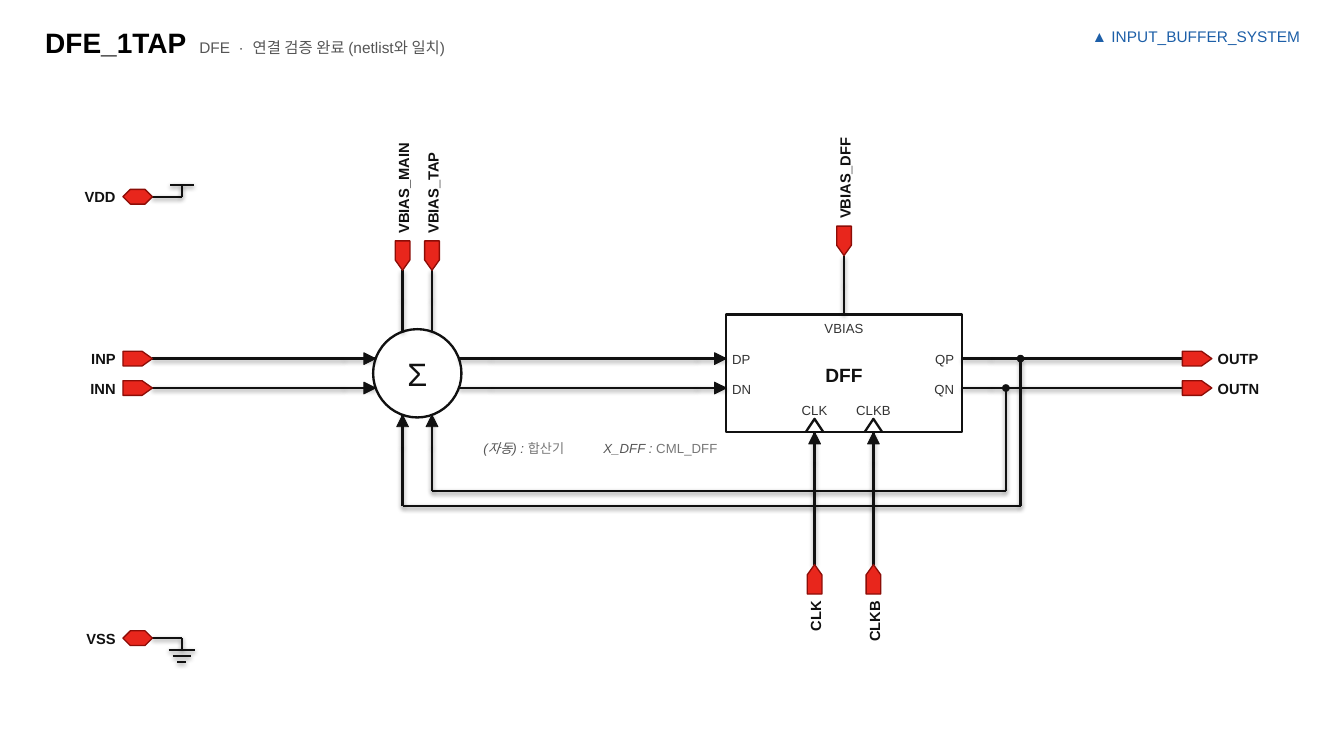
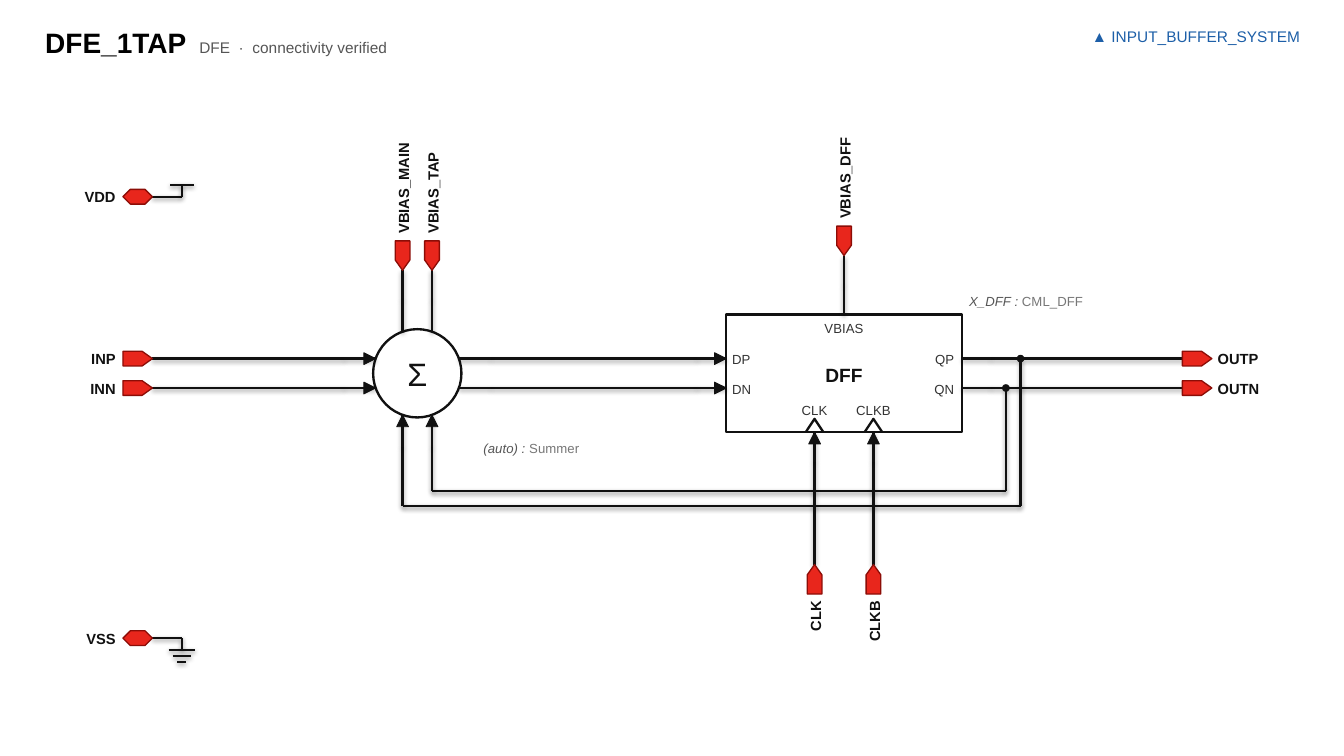
Before and after one commit to jmseo16/etf-dashboard, a slide deck: slide 3 of examples/input_buffer_system_schematic.pptx. Drawn at 1344x756 pixels with LibreOffice and Linux fonts; fonts in the diff are those of the drawing. Boxes give left, top, right and bottom in pixels: in the first picture for what was removed or moved away, otherwise in the second. Text is boxed around its words. In the diff, an @@ line names an element or a change of style, - is before the commit and + after.

```diff
--- a/examples/input_buffer_system_schematic.pptx
+++ b/examples/input_buffer_system_schematic.pptx
@@ text at (45,33,387,57): text changed @@
-DFE_1TAP DFE · 연결 검증 완료 (netlist와 일치)
+DFE_1TAP DFE · connectivity verified
@@ text "X_DFF : CML_DFF": place and size @@
-text "X_DFF : CML_DFF" at (603,444,717,456)
+text "X_DFF : CML_DFF" at (969,297,1083,309)
@@ text "X_DFF : CML_DFF" at (969,297,1083,309): alignment right to left @@
@@ text at (483,443,579,456): text changed @@
-(자동) : 합산기
+(auto) : Summer
```
Also in this commit, not shown: 5 other slides changed, 14 other files.
